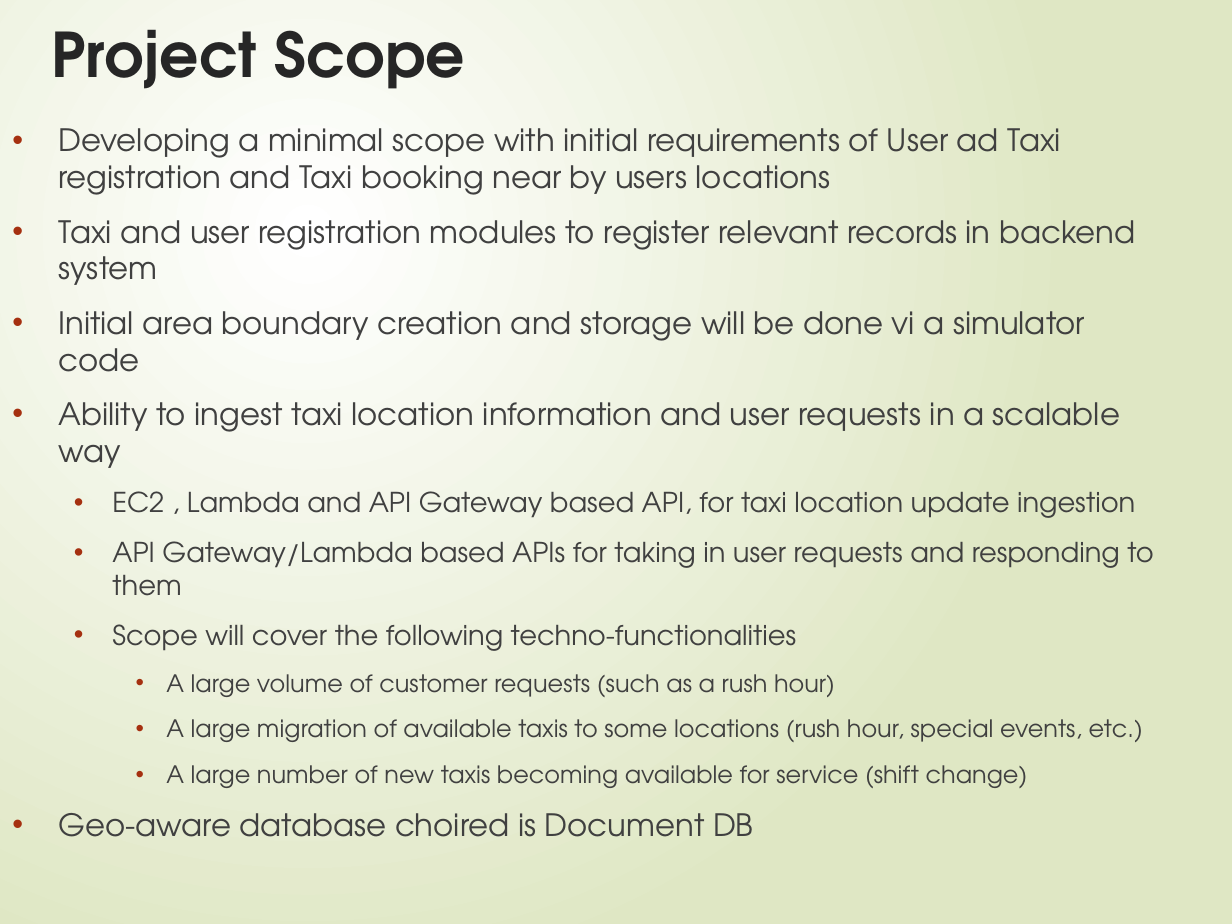
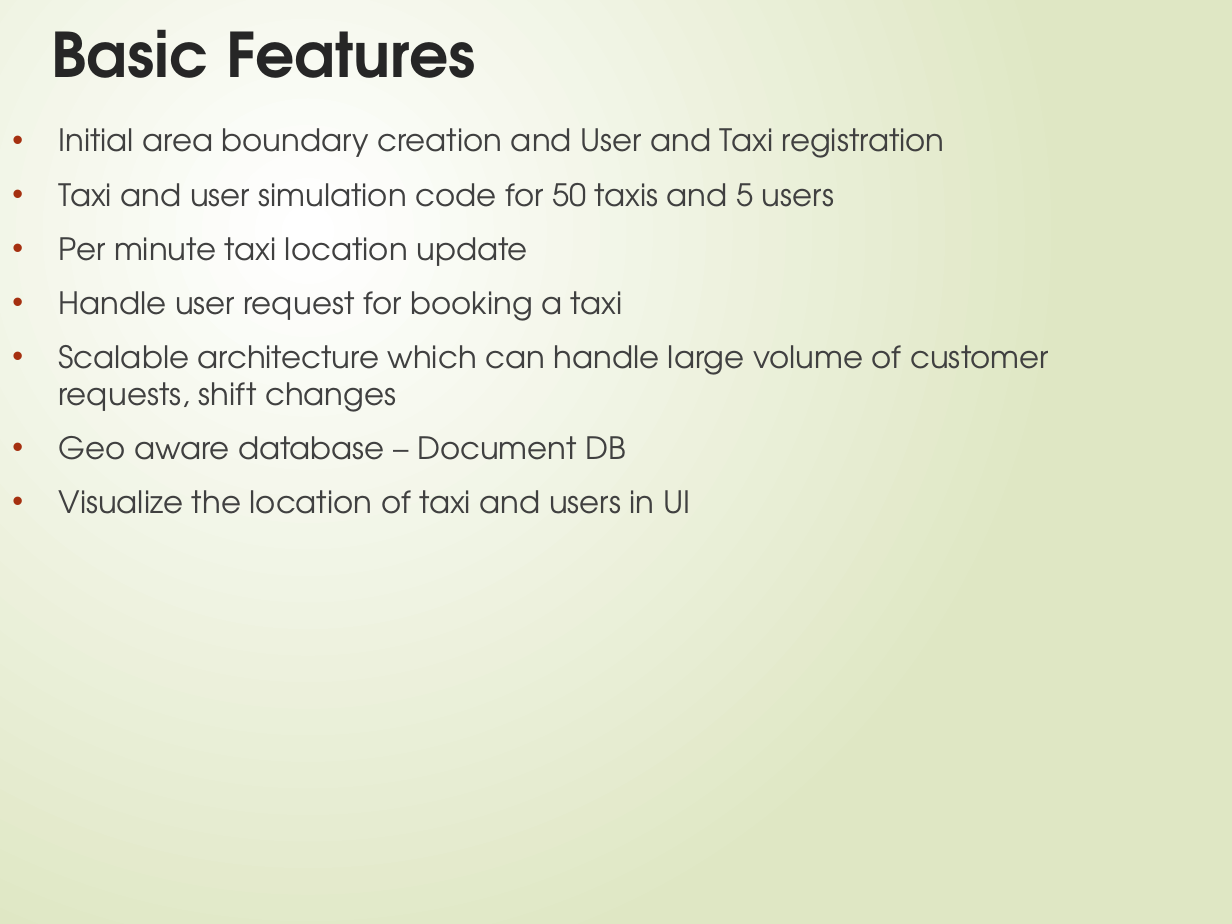
Before and after one commit to smitagarg1/Taxi-Agg_Final-Submission, a slide deck: slide 4 of GLTaxiAgg-BookingandTracking System.pptx. Drawn at 1232x924 pixels with LibreOffice and Linux fonts; fonts in the diff are those of the drawing. Boxes give left, top, right and bottom in pixels: in the first picture for what was removed or moved away, otherwise in the second. Text is boxed around its words. In the diff, an @@ line names an element or a change of style, - is before the commit and + after.

Commit message:
Modify documents

```diff
--- a/GLTaxiAgg-BookingandTracking System.pptx
+++ b/GLTaxiAgg-BookingandTracking System.pptx
@@ title at (x1=51, y1=29, x2=475, y2=78): text changed @@
-Project Scope
+Basic Features
@@ text at (x1=59, y1=128, x2=1049, y2=514): text changed @@
-• Developing a minimal scope with initial requirements of User ad Taxi registration and Taxi booking near by users locations
-• Taxi and user registration modules to register relevant records in backend system
-• Initial area boundary creation and storage will be done vi a simulator code
-• Ability to ingest taxi location information and user requests in a scalable way
-  • EC2 , Lambda and API Gateway based API, for taxi location update ingestion
-  • API Gateway/Lambda based APIs for taking in user requests and responding to them
-  • Scope will cover the following techno-functionalities
-    • A large volume of customer requests (such as a rush hour)
-    • A large migration of available taxis to some locations (rush hour, special events, etc.)
-    • A large number of new taxis becoming available for service (shift change)
-• Geo-aware database choired is Document DB
+• Initial area boundary creation and User and Taxi registration
+• Taxi and user simulation code for 50 taxis and 5 users
+• Per minute taxi location update
+• Handle user request for booking a taxi
+• Scalable architecture which can handle large volume of customer requests, shift changes
+• Geo aware database – Document DB
+• Visualize the location of taxi and users in UI
```
Also in this commit, not shown: 7 other slides changed, 4 slides added, 14 slides removed, 2 other files.
